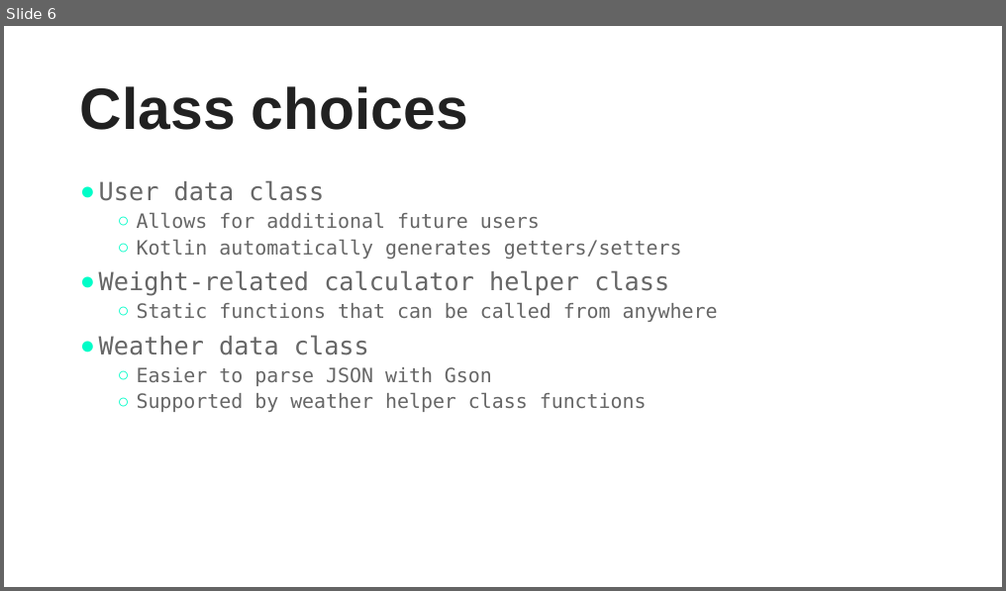
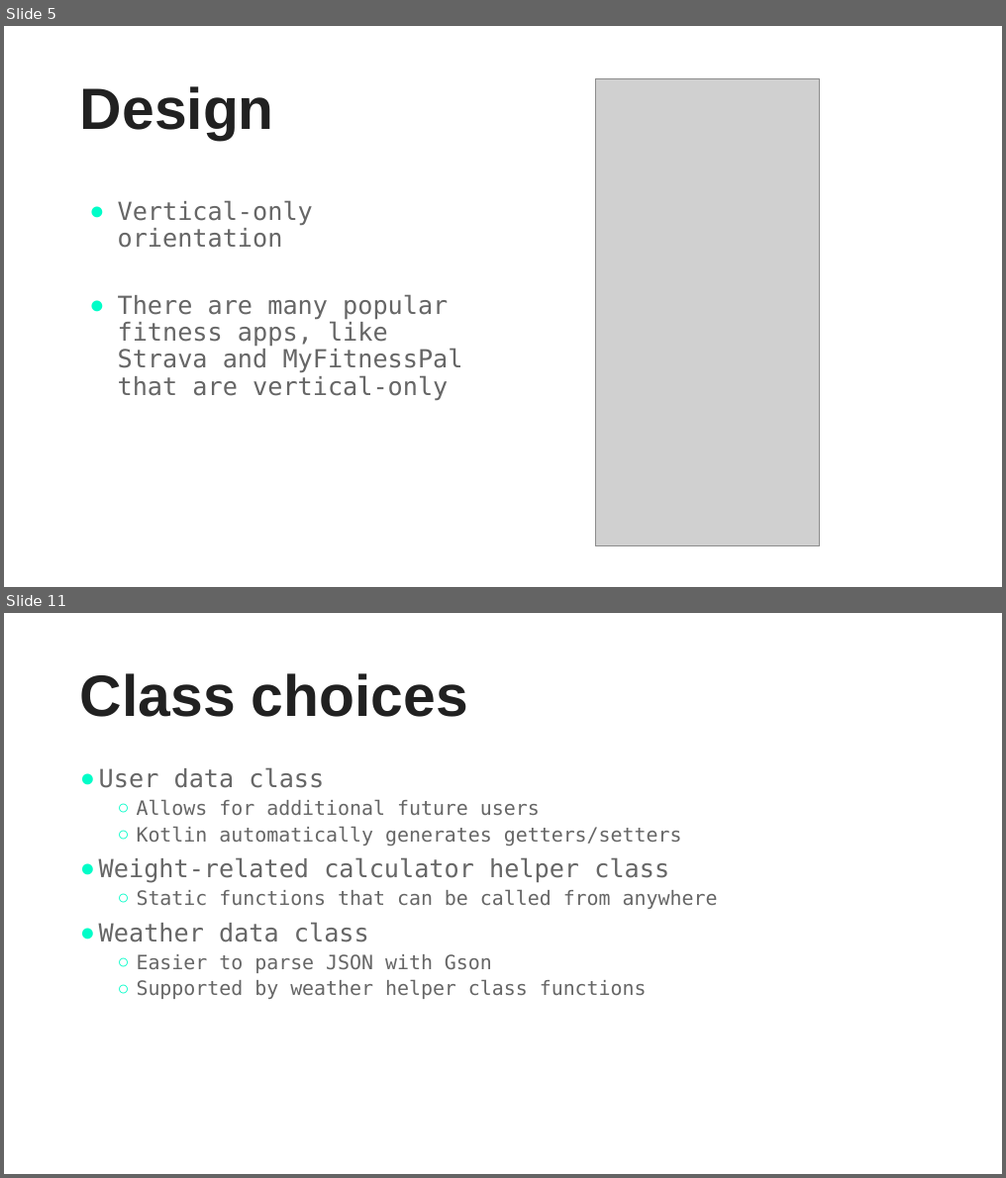
Before and after one commit to jcsullivan/CS6018Project, a slide deck: Part 1/LifestyleApp.pptx. Shown one above the other, each under a label of ours: slide 6 before the commit, slides 5 and 11 after it; the slides between them are not shown. The pictures are 1006x591 and 1006x1178 pixels, drawn with LibreOffice and Linux fonts; fonts in the diff are those of the drawing; grey boxes stand for pictures. Boxes give left, top, right and bottom in pixels: in the first picture for what was removed or moved away, otherwise in the second. Text is boxed around its words. In the diff, an @@ line names an element or a change of style, - is before the commit and + after.

```diff
--- a/Part 1/LifestyleApp.pptx
+++ b/Part 1/LifestyleApp.pptx
@@ slide 5 added at [4,26,1002,587], background #FFFFFF @@
@@ picture added at [595,78,820,547] @@
@@ title added at [80,86,274,140], 56 pt, text #212121, bold @@
+Design
@@ text added at [118,200,463,400], 24 pt, text #666666 @@
+● Vertical-only orientation
+● There are many popular fitness apps, like Strava and MyFitnessPal that are vertical-only
@@ what was slide 6 is now slide 11 @@
```
Also in this commit, not shown: 4 slides changed, 8 other slides added, 3 slides removed, 5 other files.
